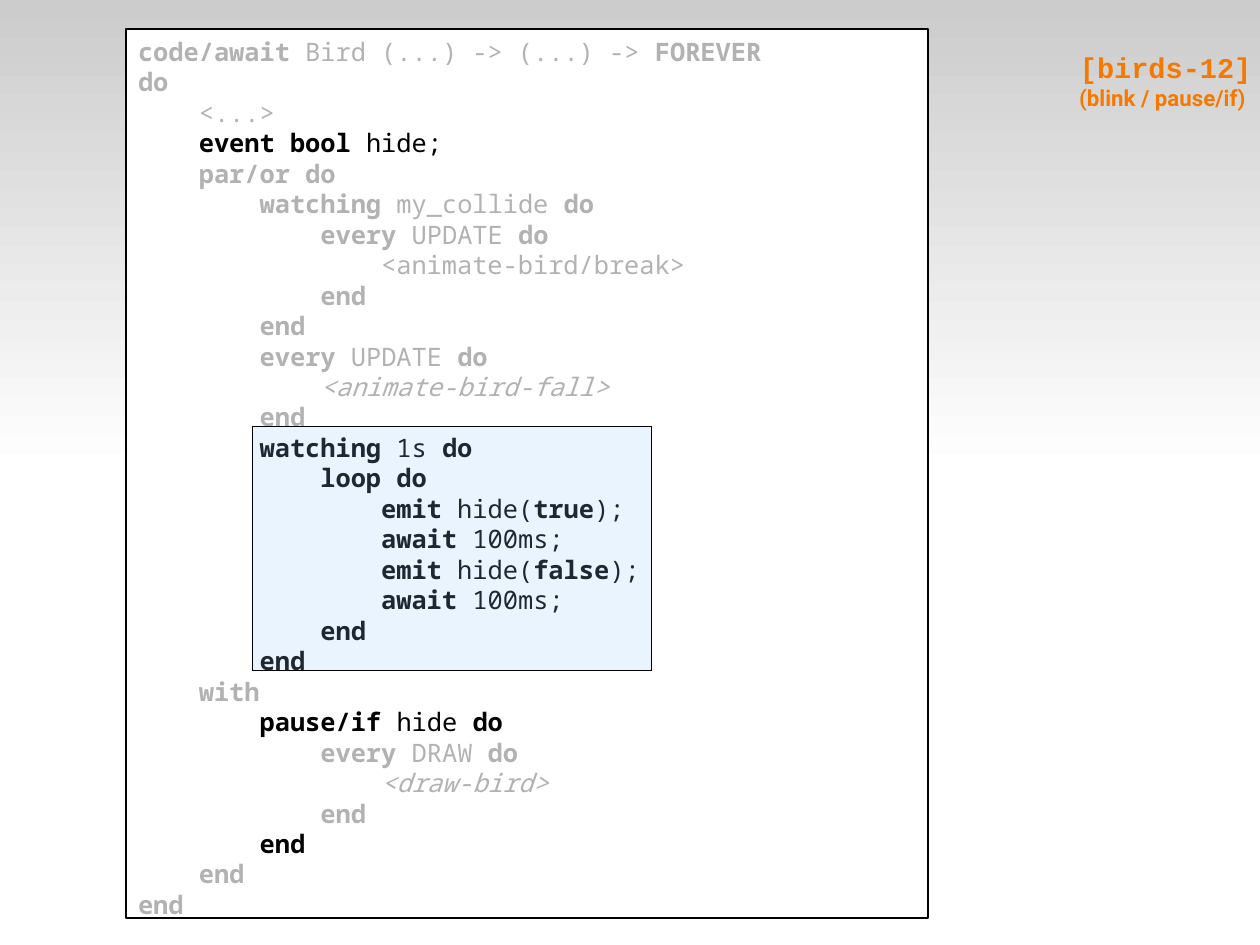
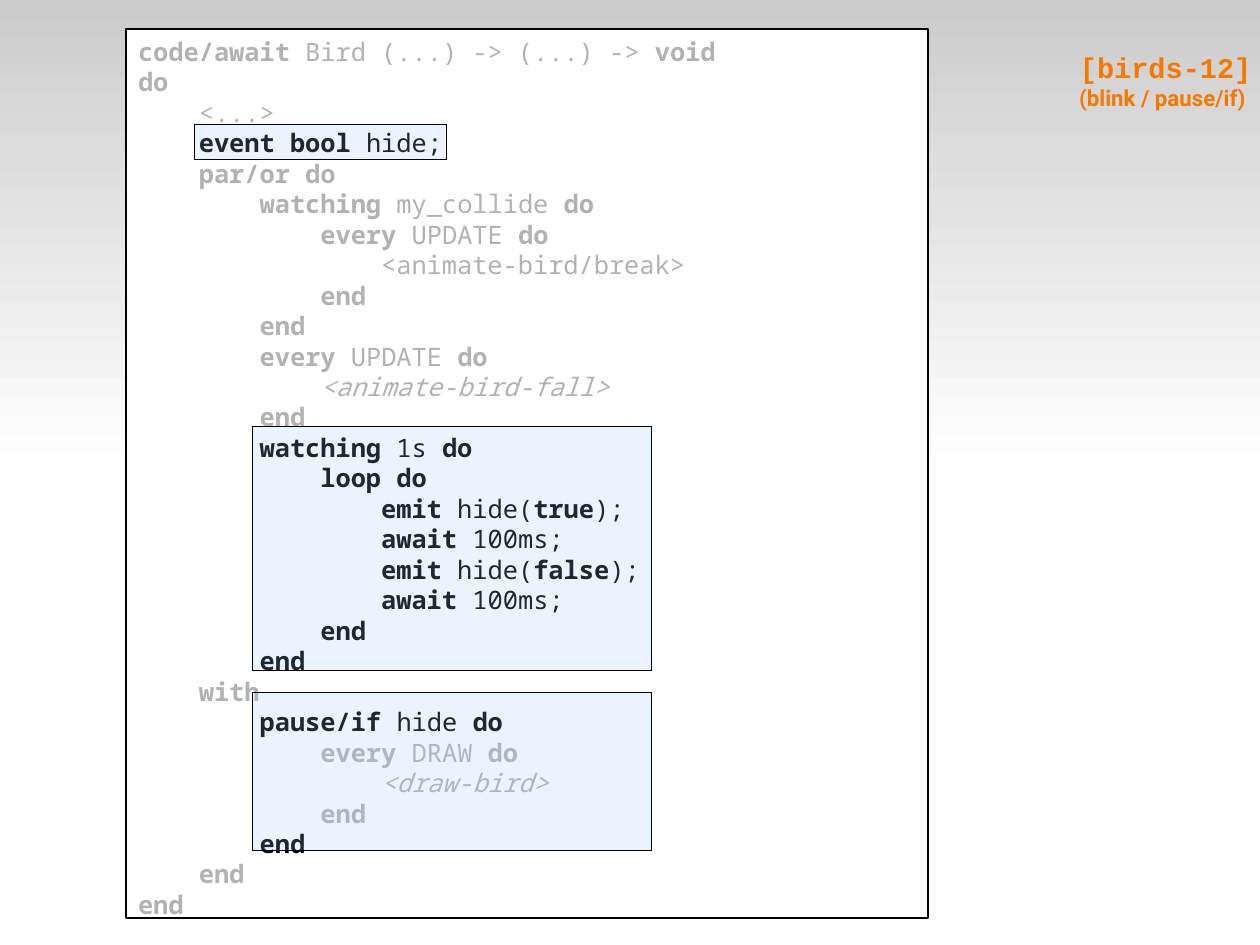
Before and after one commit to fsantanna-no/ceu-docs, a slide deck: slide 30 of ceu_edl.odp. Drawn at 1260x945 pixels with LibreOffice and Linux fonts; fonts in the diff are those of the drawing. Boxes give left, top, right and bottom in pixels: in the first picture for what was removed or moved away, otherwise in the second. Text is boxed around its words. In the diff, an @@ line names an element or a change of style, - is before the commit and + after.

```diff
--- a/ceu_edl.odp
+++ b/ceu_edl.odp
@@ text in rectangle at bbox=[138, 41, 716, 61]: text changed @@
-code/await Bird (...) -> (...) -> FOREVER
+code/await Bird (...) -> (...) -> void
@@ rectangle added at bbox=[194, 125, 447, 160], fill #99CCFF at 20% opacity, outline #000000 0 pt @@
@@ rectangle added at bbox=[253, 693, 652, 851], fill #99CCFF at 20% opacity, outline #000000 0 pt @@
```
Also in this commit, not shown: 23 other slides changed, 6 other files.
